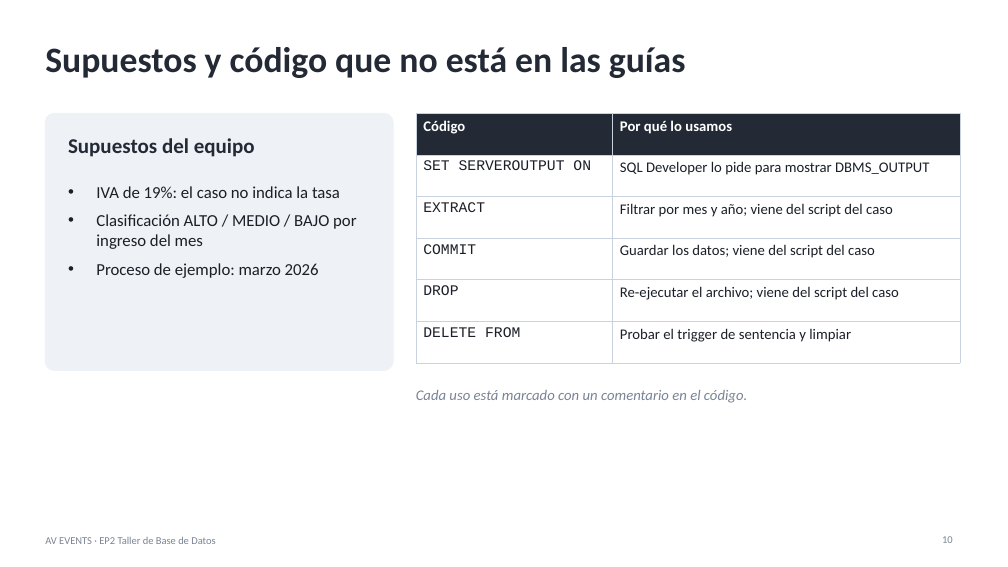
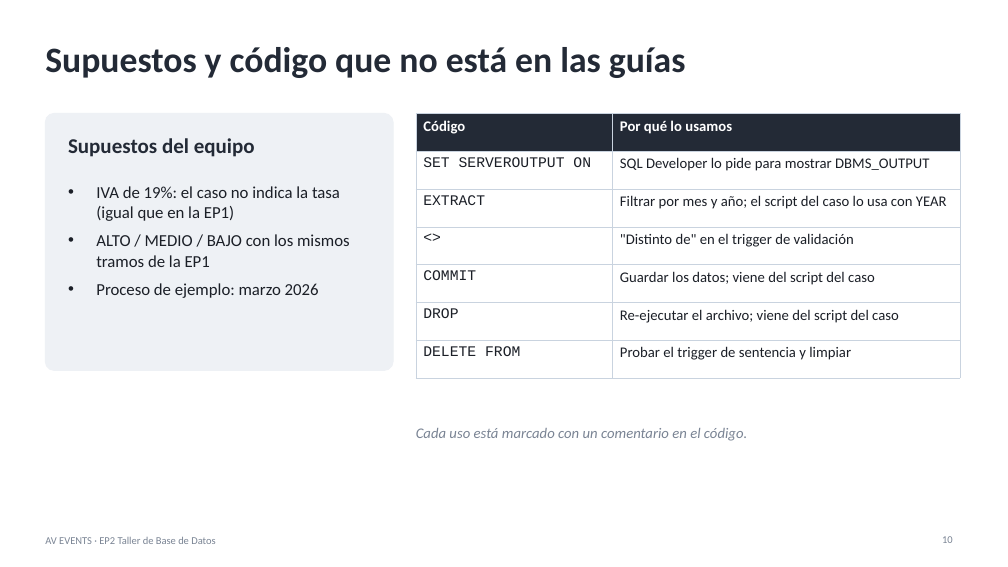
Before and after one commit to NotKyaru/SFdA_AV-Events, a slide deck: slide 10 of presentacion/Presentacion_EP2_AV_EVENTS.pptx. Drawn at 1008x567 pixels with LibreOffice and Linux fonts; fonts in the diff are those of the drawing. Boxes give left, top, right and bottom in pixels: in the first picture for what was removed or moved away, otherwise in the second. Text is boxed around its words. In the diff, an @@ line names an element or a change of style, - is before the commit and + after.

```diff
--- a/presentacion/Presentacion_EP2_AV_EVENTS.pptx
+++ b/presentacion/Presentacion_EP2_AV_EVENTS.pptx
@@ table at [416, 113, 960, 364] @@
-row 3: EXTRACT | Filtrar por mes y año; viene del script del caso
+row 3: EXTRACT | Filtrar por mes y año; el script del caso lo usa con YEAR
+row 4: <> | "Distinto de" en el trigger de validación
@@ text at [96, 186, 350, 267]: text changed @@
-• IVA de 19%: el caso no indica la tasa
-• Clasificación ALTO / MEDIO / BAJO por ingreso del mes
+• IVA de 19%: el caso no indica la tasa (igual que en la EP1)
+• ALTO / MEDIO / BAJO con los mismos tramos de la EP1
@@ text "Cada uso está marcado con ...": place and size @@
-text "Cada uso está marcado con ..." at [416, 390, 747, 403]
+text "Cada uso está marcado con ..." at [416, 428, 747, 441]
```
Also in this commit, not shown: 2 other slides changed, 5 other files.
